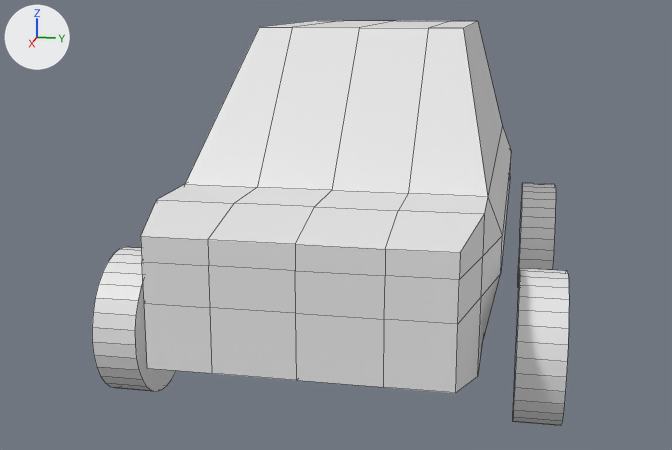
The Blender file Blender/auto.blend, before and after one commit.
The view is the same before and after, from a 50 mm lens placed at (7.8, 1.19, 2.22), pointed at (0.68, -0.24, 0.44). The axes (+X, +Y, +Z) are drawn at upper left. The lights are the same throughout. Mesh edges are drawn as thin lines.
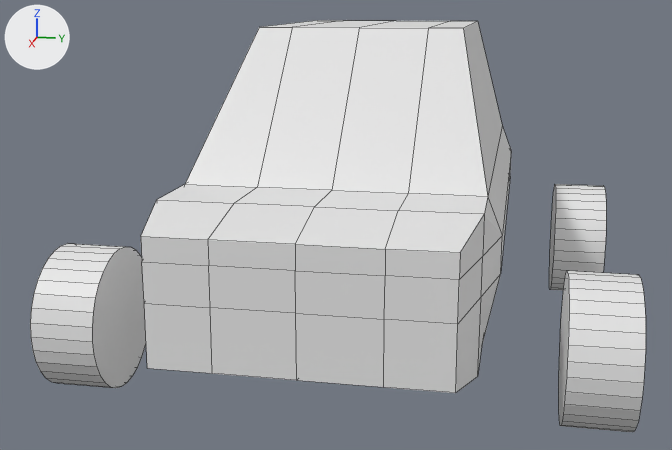
Location of each change, (x1, y1, x2, y2) in pixels of the pictures (672 x 450 px; the box of a moved part takes in the faces that stretch with it):
'Cube', reshaped (29% wider)
    before: (92, 20, 569, 426)
    after: (30, 20, 646, 432)
part 1 of me_cube_001, moved or reshaped
    before: (518, 183, 556, 288)
    after: (549, 184, 606, 290)
part 2 of me_cube_001, moved or reshaped
    before: (92, 247, 569, 426)
    after: (30, 244, 646, 432)

The change, as a list of edits to the scene's bpy script:
```text
Change me_cube_001:
    where me_cube_001.from_pydata(...)  # 182 vertices, 113 faces; spans x -1.9..3.0, y 0.0..1.52, z -1.49..1.0
    used by ob_cube; location = (0.0, 0.0, 1.0)
    me_cube_001 part 1: the loose piece of 64 vertices spanning x -1.48..-0.48, y 1.22..1.52, z -1.49..-0.49 is scaled about its middle by (1, 1.47, 1), then moved by (0.0, 0.37, 0.0)
    me_cube_001 part 2: the loose piece of 64 vertices spanning x 1.44..2.44, y 1.22..1.52, z -1.49..-0.49 is scaled about its middle by (1, 1.47, 1), then moved by (0.0, 0.37, 0.0)
```
